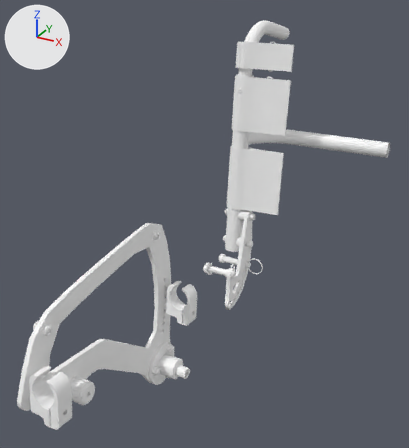
Renders of the glTF model models/S5/frame-split/left body.lite.glb from each side of a commit.
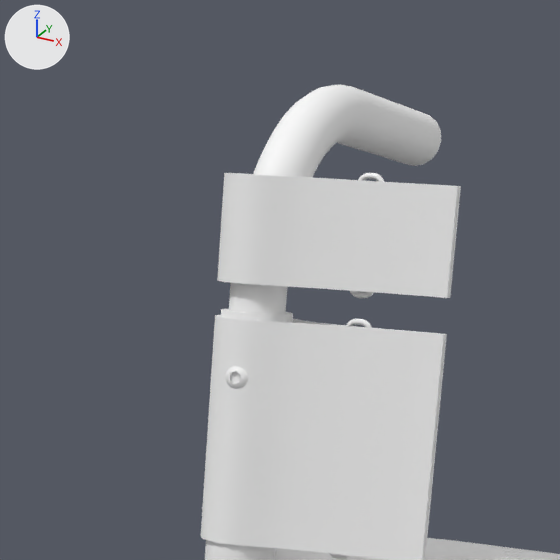
There are two pictures of each version: one whole from a 50 mm camera at (-0.137, -0.563, 0.515) aimed at (-0.462, 0.029, 0.219), one close up on the part from 45% to 78% of the width and 0% to 30% of the height. The lights are fixed; the arrows at upper left show +X, +Y and +Z. The last two pictures show the newer version. Where no turn or scale is listed for an object, it has been applied to the vertices.

Script lines for the objects in view, before the commit:
```python
me_object_175 = bpy.data.meshes.new('Object_175')
me_object_175.from_pydata(...)  # 1555 vertices, 3086 faces; spans x -0.013..0.013, y -0.027..0.027, z -0.136..0.136
me_object_175.materials.append(mat_material_3)  # white #fdfdfd
me_object_179 = bpy.data.meshes.new('Object_179')
me_object_179.from_pydata(...)  # 7634 vertices, 15316 faces; spans x -0.01..0.01, y -0.087..0.087, z -0.114..0.114
me_object_179.materials.append(mat_material_3)  # white #fdfdfd
me_object_185 = bpy.data.meshes.new('Object_185')
me_object_185.from_pydata(...)  # 840 vertices, 1676 faces; spans x -0.0426..0.0426, y -0.0163..0.0163, z -0.0194..0.0194
me_object_185.materials.append(mat_material_3)  # white #fdfdfd
ob_object_175 = bpy.data.objects.new('Object_175', me_object_175)
ob_object_175.location = (-0.4929, 0.1933, 0.2456)
ob_object_179 = bpy.data.objects.new('Object_179', me_object_179)
ob_object_179.location = (-0.4929, 0.2681, 0.3395)
ob_object_185 = bpy.data.objects.new('Object_185', me_object_185)
ob_object_185.location = (-0.4652, 0.2113, 0.4094)
# also in view: 'Object_183' at (-0.465, 0.204, 0.341); 'Object_102' at (-0.395, 0.238, 0.285)
```
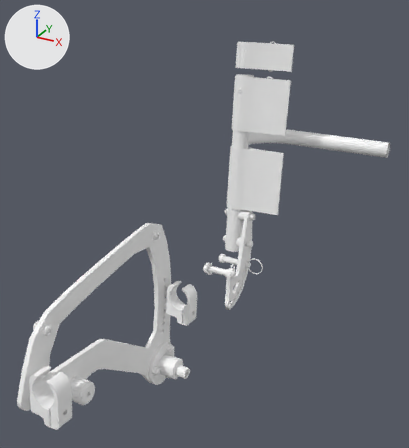
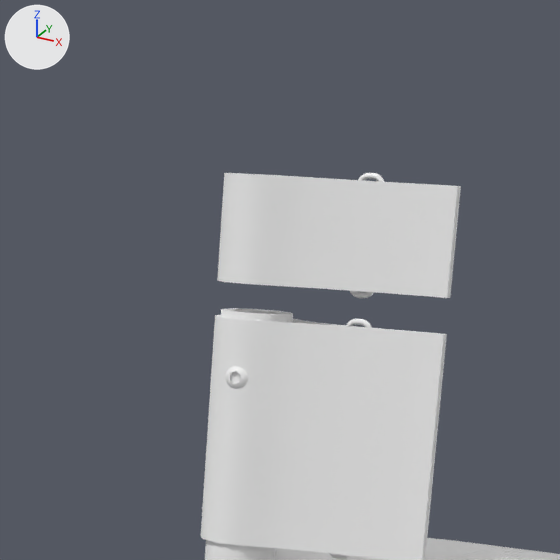
The change, as a list of edits to the scene's bpy script:
```text
Remove ob_object_179:
    ob_object_179 = bpy.data.objects.new('Object_179', me_object_179)
    ob_object_179.location = (-0.4929, 0.2681, 0.3395)
```

Pixel boxes (x1, y1, x2, y2) of what changed, in the close-ups (560 x 560 px):
'Object_179', deleted: before (229, 85, 441, 314)
